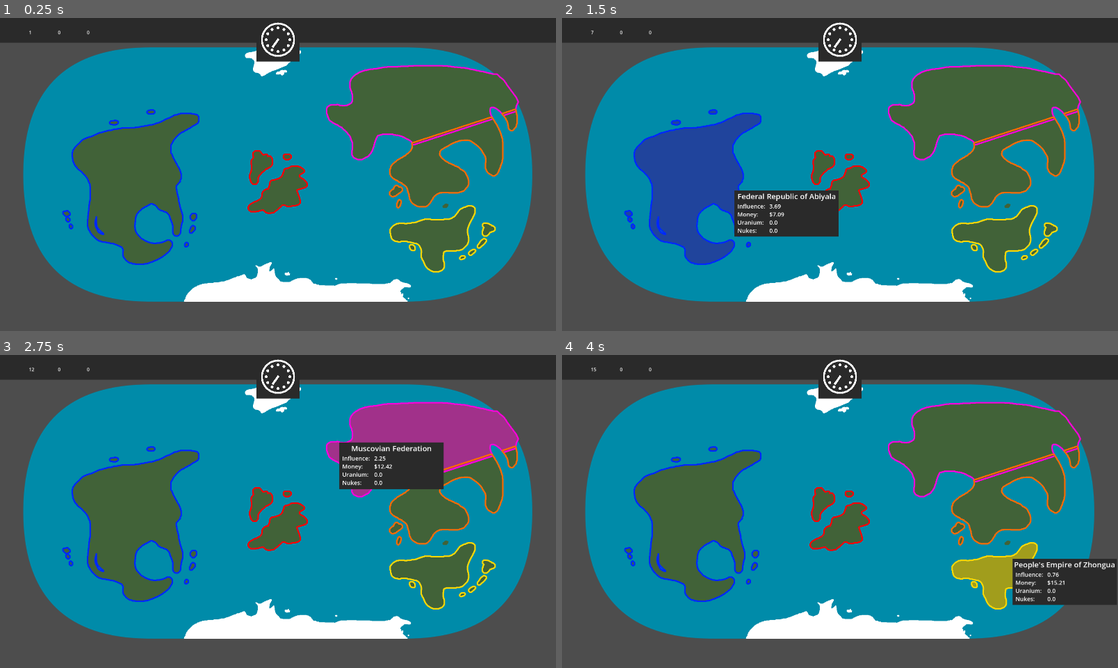
Above: before the commit, frames 1-4 (two rows, left to right).
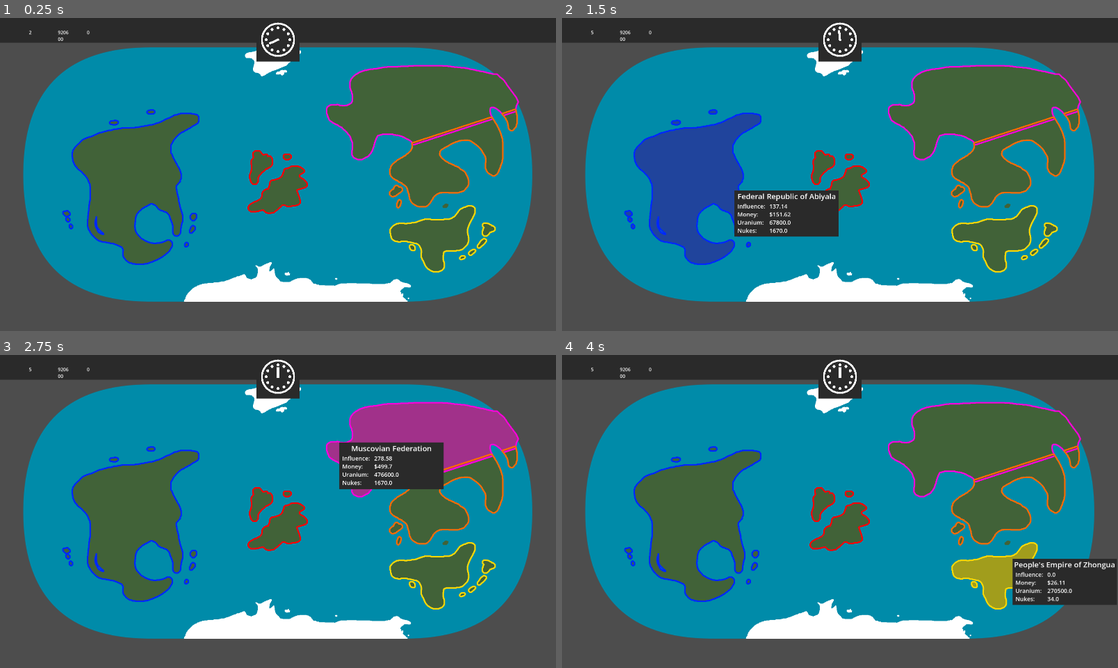
Above: after the commit, the same moments.

Repository: Stev51/gmtk-jam-2026
Game: Godot game, scene res://scenes/main.tscn
Same seed, same stepped clock (60 frames per second), same inputs: the game is played once before the commit and once after it.
Inputs (mouse positions are in pixels of both pictures, inside the frame that each line leads up to):
- Up to frame 1 (0.25 s): no input
- Up to frame 2 (1.5 s): move the mouse to (962, 158) at 0.52 s; hold 1 (x1_speed) 0.53-1.28 s; click (962, 158) at 0.67 s; move the mouse to (728, 190) at 1.27 s; tap 2 (x2_speed) at 1.35 s; click (728, 190) at 1.42 s
- Up to frame 3 (2.75 s): tap Enter at 2 s; move the mouse to (333, 442) at 2.02 s; hold 1 (x1_speed) from 2.03 s (still down); click (333, 442) at 2.17 s
- Up to frame 4 (4 s): move the mouse to (812, 574) at 2.77 s; release 1 (x1_speed) at 2.78 s; tap 2 (x2_speed) at 2.85 s; click (812, 574) at 2.92 s; tap Space (pause) at 3.5 s; move the mouse to (1006, 558) at 3.52 s; hold 1 (x1_speed) from 3.53 s (still down); click (1006, 558) at 3.67 s

The runs differ from the first frame. In frame 1, less than 0.1% of the frame differs, in the area x 5-51%, y 4-10%; in frame 2, 0.2%; in frame 3, 0.2%, in the area x 5-72%, y 3-42%; in frame 4, 0.1%.

Commit message:
Simulation tweaks

Diff:
--- a/assets/img/icon.svg
+++ /dev/null
@@ -1 +0,0 @@
-<svg xmlns="http://www.w3.org/2000/svg" width="128" height="128"><rect width="124" height="124" x="2" y="2" fill="#363d52" stroke="#212532" stroke-width="4" rx="14"/><g fill="#fff" transform="translate(12.322 12.322)scale(.101)"><path d="M105 673v33q407 354 814 0v-33z"/><path fill="#478cbf" d="m105 673 152 14q12 1 15 14l4 67 132 10 8-61q2-11 15-15h162q13 4 15 15l8 61 132-10 4-67q3-13 15-14l152-14V427q30-39 56-81-35-59-83-108-43 20-82 47-40-37-88-64 7-51 8-102-59-28-123-42-26 43-46 89-49-7-98 0-20-46-46-89-64 14-123 42 1 51 8 102-48 27-88 64-39-27-82-47-48 49-83 108 26 42 56 81zm0 33v39c0 276 813 276 814 0v-39l-134 12-5 69q-2 10-14 13l-162 11q-12 0-16-11l-10-65H446l-10 65q-4 11-16 11l-162-11q-12-3-14-13l-5-69z"/><path d="M483 600c0 34 58 34 58 0v-86c0-34-58-34-58 0z"/><circle cx="725" cy="526" r="90"/><circle cx="299" cy="526" r="90"/></g><g fill="#414042" transform="translate(12.322 12.322)scale(.101)"><circle cx="307" cy="532" r="60"/><circle cx="717" cy="532" r="60"/></g></svg>
--- a/project.godot
+++ b/project.godot
@@ -13,7 +13,6 @@
 config/name="GMTK Jam 2026"
 run/main_scene="uid://gw22vbyqffmt"
 config/features=PackedStringArray("4.7", "GL Compatibility")
-config/icon="res://assets/img/icon.svg"
 
 [autoload]
 
--- a/resources/countries/iran.tres
+++ b/resources/countries/iran.tres
@@ -6,5 +6,7 @@
 script = ExtResource("1_tx6ke")
 long_name = "United Median Republics"
 short_name = "UMR"
-initial_influence = 5.0
+initial_money = 0.4
+initial_uranium = 920600.0
+initial_influence = 10.0
 metadata/_custom_type_script = "uid://6sqxh8xtoasf"
--- a/resources/countries/prc.tres
+++ b/resources/countries/prc.tres
@@ -6,5 +6,8 @@
 script = ExtResource("1_goot5")
 long_name = "People's Empire of Zhongua"
 short_name = "Zhongua"
-initial_influence = 5.0
+initial_money = 19.5
+initial_uranium = 270500.0
+initial_nukes = 34.0
+initial_influence = 10.0
 metadata/_custom_type_script = "uid://6sqxh8xtoasf"
--- a/resources/countries/russia.tres
+++ b/resources/countries/russia.tres
@@ -6,5 +6,8 @@
 script = ExtResource("1_soxxe")
 long_name = "Muscovian Federation"
 short_name = "Muscovia"
-initial_influence = 5.0
+initial_money = 2.6
+initial_uranium = 476600.0
+initial_nukes = 1670.0
+initial_influence = 10.0
 metadata/_custom_type_script = "uid://6sqxh8xtoasf"
--- a/resources/countries/uk.tres
+++ b/resources/countries/uk.tres
@@ -6,5 +6,7 @@
 script = ExtResource("1_bvr0s")
 long_name = "Allied Commonwealth"
 short_name = "AC"
-initial_influence = 5.0
+initial_money = 4.0
+initial_nukes = 120.0
+initial_influence = 10.0
 metadata/_custom_type_script = "uid://6sqxh8xtoasf"
--- a/resources/countries/usa.tres
+++ b/resources/countries/usa.tres
@@ -6,5 +6,8 @@
 script = ExtResource("1_udbac")
 long_name = "Federal Republic of Abiyala"
 short_name = "Abiyala"
-initial_influence = 5.0
+initial_money = 30.7
+initial_uranium = 67800.0
+initial_nukes = 1670.0
+initial_influence = 10.0
 metadata/_custom_type_script = "uid://6sqxh8xtoasf"
--- a/scripts/clock_display.gd
+++ b/scripts/clock_display.gd
@@ -3,4 +3,4 @@
 @onready var hand_sprite_node = $Hand
 
 func _process(_delta: float) -> void:
-	hand_sprite_node.rotation_degrees = (DoomsdayClock.minutes / DoomsdayClock.MAX_MINUTES) * -360.0
+	hand_sprite_node.rotation_degrees = (DoomsdayClock.minutes / DoomsdayClock.MAX_MINUTES) * 360.0
--- a/scripts/country_manager.gd
+++ b/scripts/country_manager.gd
@@ -2,14 +2,12 @@
 
 var timed_out_flag = false
 
-# TEMP VARIABLES FOR DEMONSTRATION PURPOSES #
-var NUKES_TO_INFLUENCE = 2.0
-var INFLUENCE_SCARE_DECREASE = 1.0
+var NUKES_TO_INFLUENCE = 0.05
+var INFLUENCE_SCARE_DECREASE = 10.0
 var INFLUENCE_TO_MONEY = 1.0
-var MONEY_TO_URANIUM = 250.0
+var MONEY_TO_URANIUM = 132000.0
 var MONEY_TO_NUKES = 500.0
-var URANIUM_TO_NUKES = 1.0
-# ----------------------------------------- #
+var URANIUM_TO_NUKES = 0.05
 
 @export var countries: Array[Country]
 
@@ -52,14 +50,18 @@
 
 	country.money += country.influence * INFLUENCE_TO_MONEY * delta
 
-	while country.uranium >= URANIUM_TO_NUKES and country.money >= MONEY_TO_NUKES:
-		country.nukes += 1.0
-		country.uranium -= URANIUM_TO_NUKES
-		country.money -= MONEY_TO_NUKES
+	if country.uranium >= URANIUM_TO_NUKES or country.money >= MONEY_TO_NUKES:
 
-	while country.money >= MONEY_TO_URANIUM:
-		country.uranium += 1.0
-		country.money -= MONEY_TO_URANIUM
+		while country.uranium >= URANIUM_TO_NUKES and country.money >= MONEY_TO_NUKES:
+			country.nukes += 1.0
+			country.uranium -= URANIUM_TO_NUKES
+			country.money -= MONEY_TO_NUKES
+
+	else:
+
+		while country.money >= MONEY_TO_URANIUM:
+			country.uranium += 1.0
+			country.money -= MONEY_TO_URANIUM
 
 func zero_hour() -> void:
 	timed_out_flag = true
Not shown, removed: assets/img/icon.svg.import
